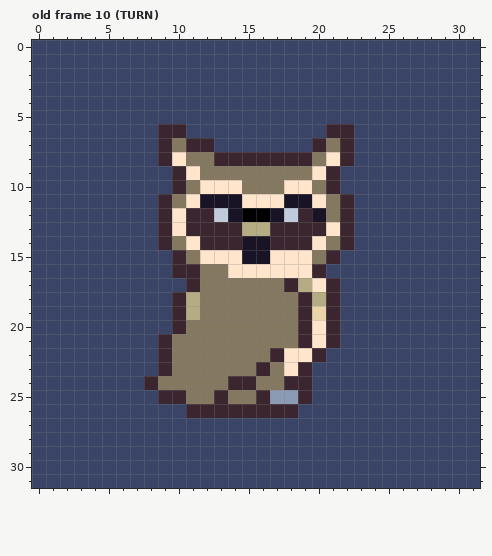
Two versions of one pixel-art file, Assets/SpriteCharacters/oliver_owl/oliver_owl.aseprite. The first picture shows the starting point.
32x32 pixels, 79 frames. Shown: old frame 10 (TURN). The commit also changed other frames, which this record leaves out.
Now the later version:
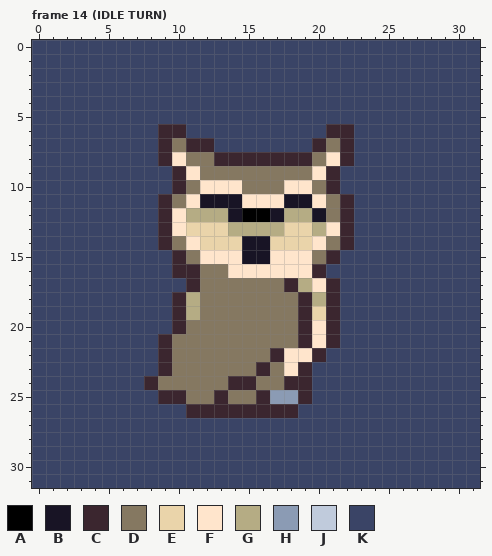
Palette (. is transparent): A #000000  B #181425  C #3b262f  D #857861  E #ead4aa  F #ffe5cc  G #b5ac84  H #8b9bb4  J #c0cbdc  K #3a4466
A new or re-ordered frame is compared with the old frame closest to it.
Change:
frames 79 -> 83
Frame 14 (IDLE TURN) is new; against old frame 10 (TURN), layer "body":
y 12: x 11..13 CCJ -> GGG; x 18..19 JC -> GG
y 13: x 11..14 CCCC -> EEEG; x 17..20 CCCC -> GEEG
y 14: x 12..14 CCC -> EEE; x 17..19 CCC -> EEE
Boxes around the changes in both pictures, in picture pixels (x1, y1, x2, y2):
changed: (186, 208, 326, 250)
